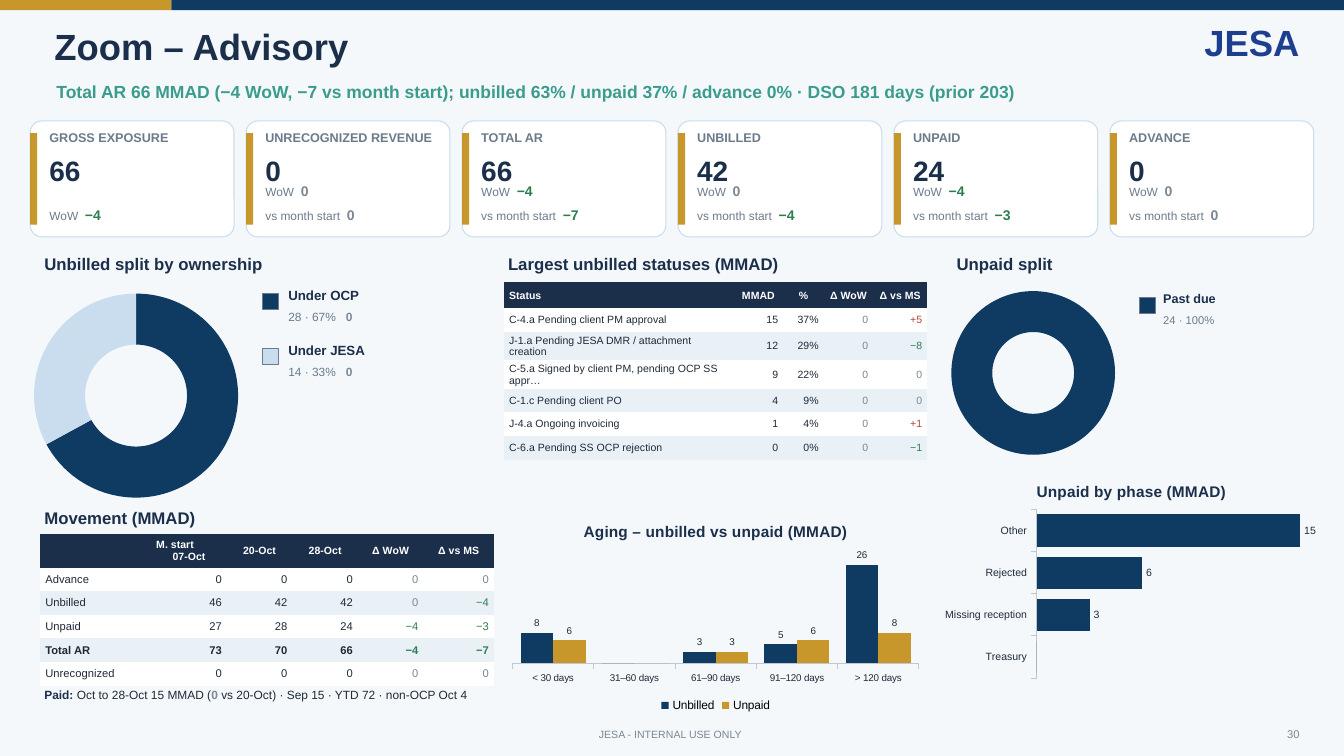
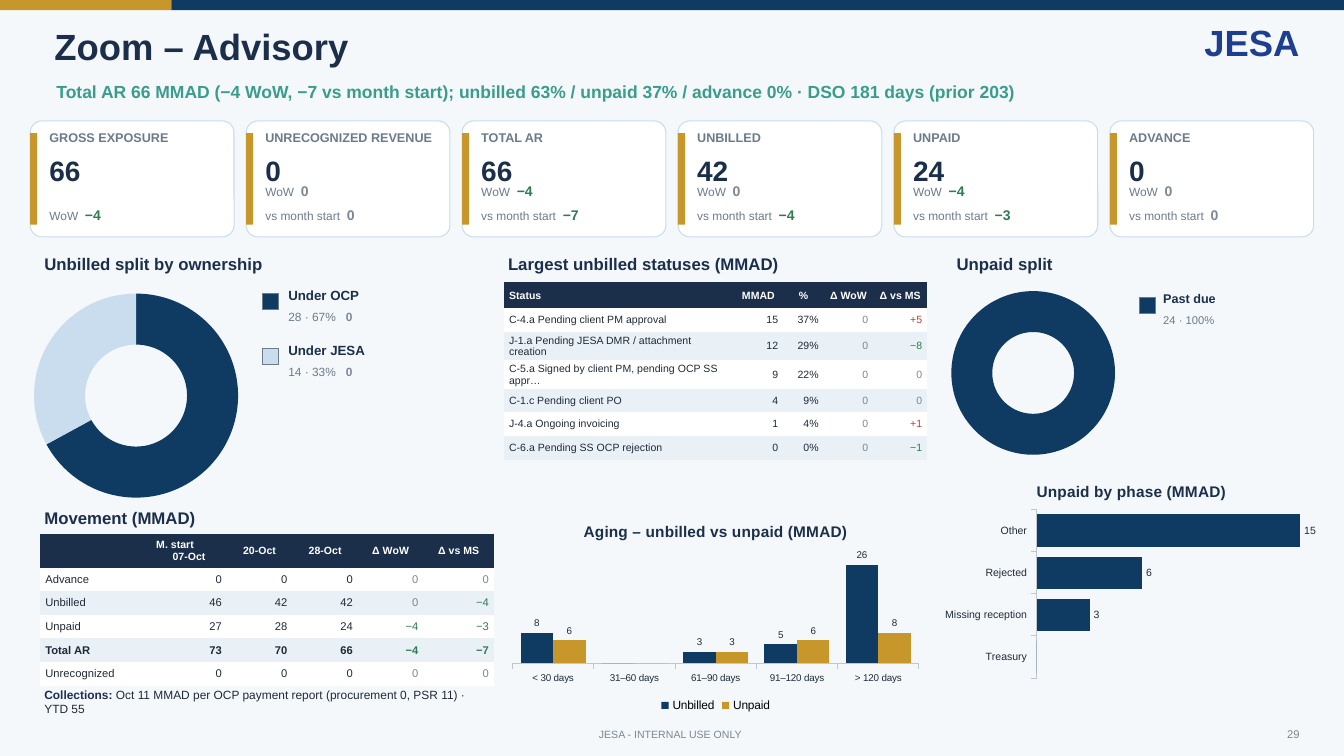
Before and after one commit to cherkaouihassan-art/Skills-Repo, a slide deck: slide 29 of weekly-ar-cash-deck/output/JESA_AR_Cash_Position_Nov_W1_2026-11-04_DRAFT.pptx (slide 30 before the commit). Drawn at 1344x756 pixels with LibreOffice and Linux fonts; fonts in the diff are those of the drawing. Boxes give left, top, right and bottom in pixels: in the first picture for what was removed or moved away, otherwise in the second. Text is boxed around its words. In the diff, an @@ line names an element or a change of style, - is before the commit and + after.

```diff
--- a/weekly-ar-cash-deck/output/JESA_AR_Cash_Position_Nov_W1_2026-11-04_DRAFT.pptx
+++ b/weekly-ar-cash-deck/output/JESA_AR_Cash_Position_Nov_W1_2026-11-04_DRAFT.pptx
@@ text at (x1=44, y1=690, x2=457, y2=713): text changed @@
-Paid: Oct to 28-Oct 15 MMAD (0 vs 20-Oct) · Sep 15 · YTD 72 · non-OCP Oct 4
+Collections: Oct 11 MMAD per OCP payment report (procurement 0, PSR 11) · YTD 55
@@ text at (x1=1287, y1=730, x2=1299, y2=738): text changed @@
-30
+29
```
Also in this commit, not shown: 37 other slides changed, 1 slide removed, 10 other files.
